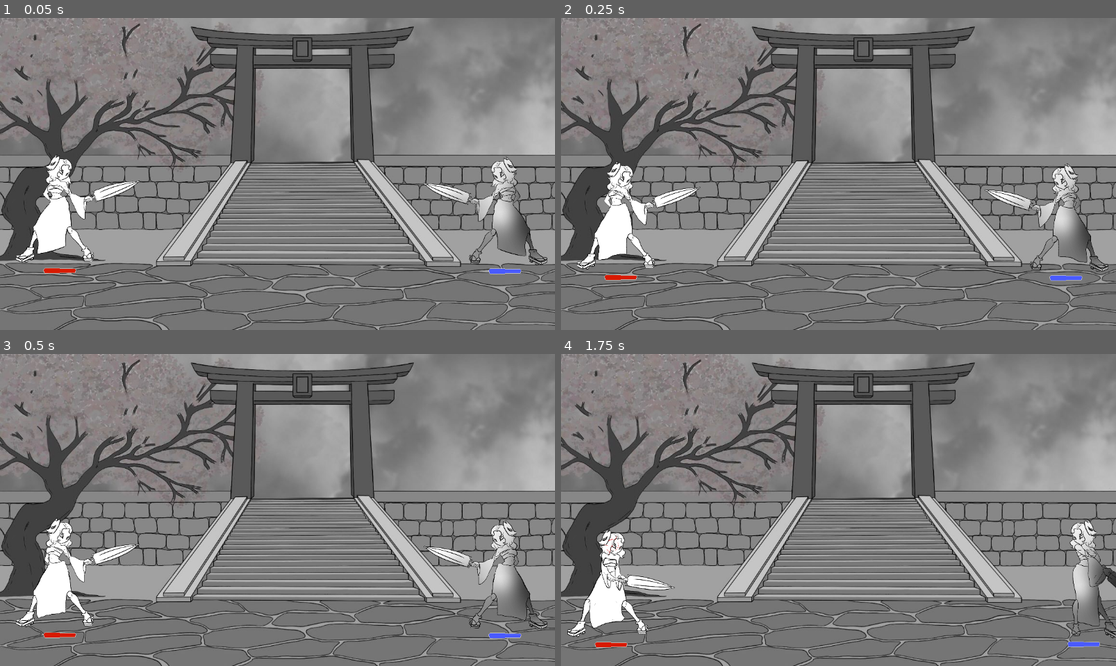
Above: before the commit, frames 1-4 (two rows, left to right).
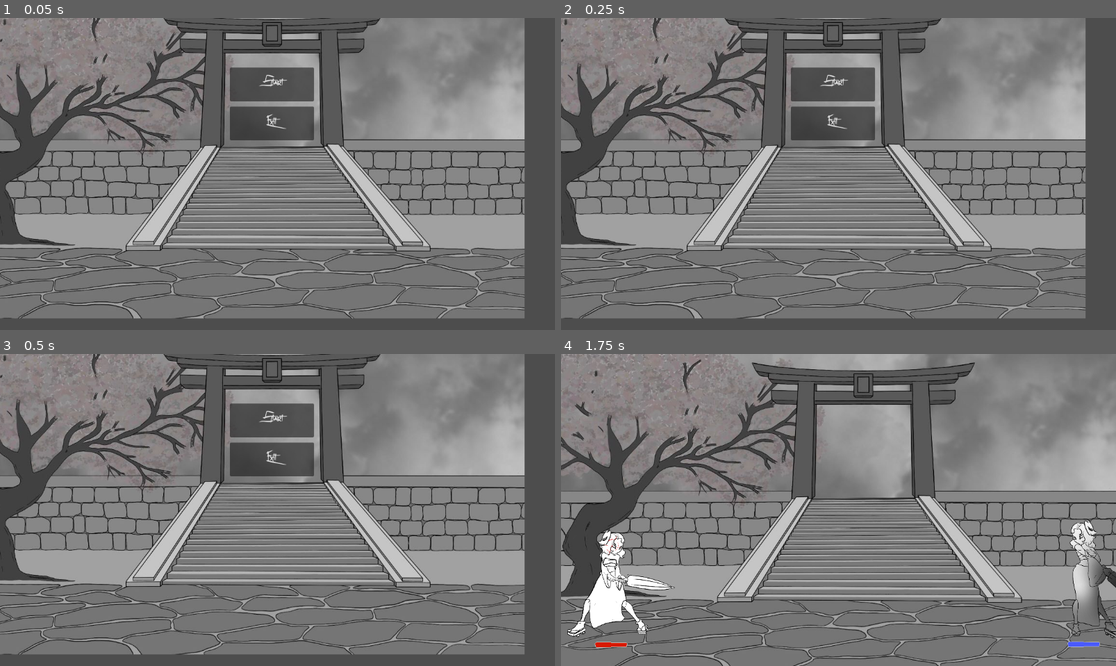
Above: after the commit, the same moments.

Repository: marcushsv/fighting-game-mgd
Game: Godot game, scene res://screens/menu.tscn
The game is run twice, just before and just after one commit, with the same random seed, the same clock (stepped at 60 frames per second) and the same inputs. Before the commit the project starts from res://screens/gameon.tscn.
Inputs (mouse positions are in pixels of both pictures, inside the frame that each line leads up to):
- Up to frame 1 (0.05 s): no input
- Up to frame 2 (0.25 s): no input
- Up to frame 3 (0.5 s): no input
- Up to frame 4 (1.75 s): click (832, 419) at 0.5 s, where only the run after the commit has a clickable "Start"; hold Right (right_arrow) from 1.28 s (still down); tap A (a) at 1.35 s; tap Up (up_arrow) at 1.52 s; tap S (s) at 1.55 s

The runs differ from the first frame. In frame 1, 52% of the frame differs, in the area x 0-100%, y 0-100%; in frame 2, 52%; in frame 3, 52%; in frame 4, nothing differs.

Commit message:
added rcedit, firt .exe testbuild

Diff:
--- a/godot/project.godot
+++ b/godot/project.godot
@@ -11,7 +11,7 @@
 [application]
 
 config/name="Fighting-game-mgd"
-run/main_scene="res://screens/gameon.tscn"
+run/main_scene="res://screens/menu.tscn"
 config/features=PackedStringArray("4.0", "Forward Plus")
 config/icon="res://icon.svg"
 
Not shown, added: godot/export_presets.cfg
Not shown, added: godot/kasa_playtestbuild_17_05_23.console.exe
Not shown, added: godot/kasa_playtestbuild_17_05_23.exe
Not shown, added: godot/kasa_playtestbuild_17_05_23.pck
Not shown, added: godot/rcedit-x64.exe
